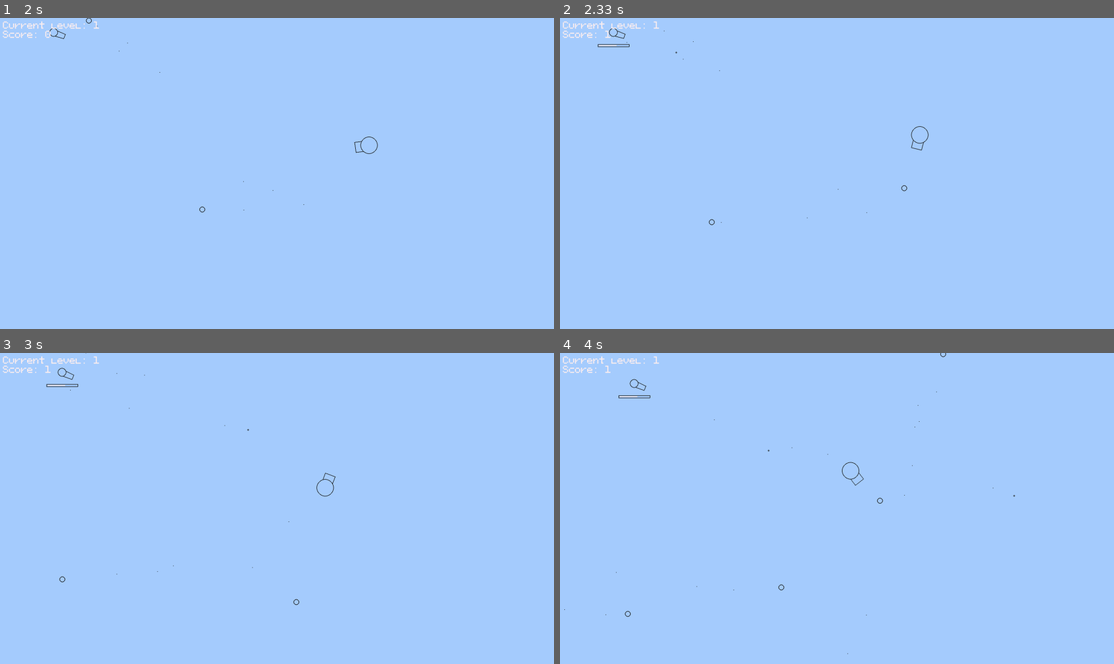
Above: before the commit, frames 1-4 (two rows, left to right).
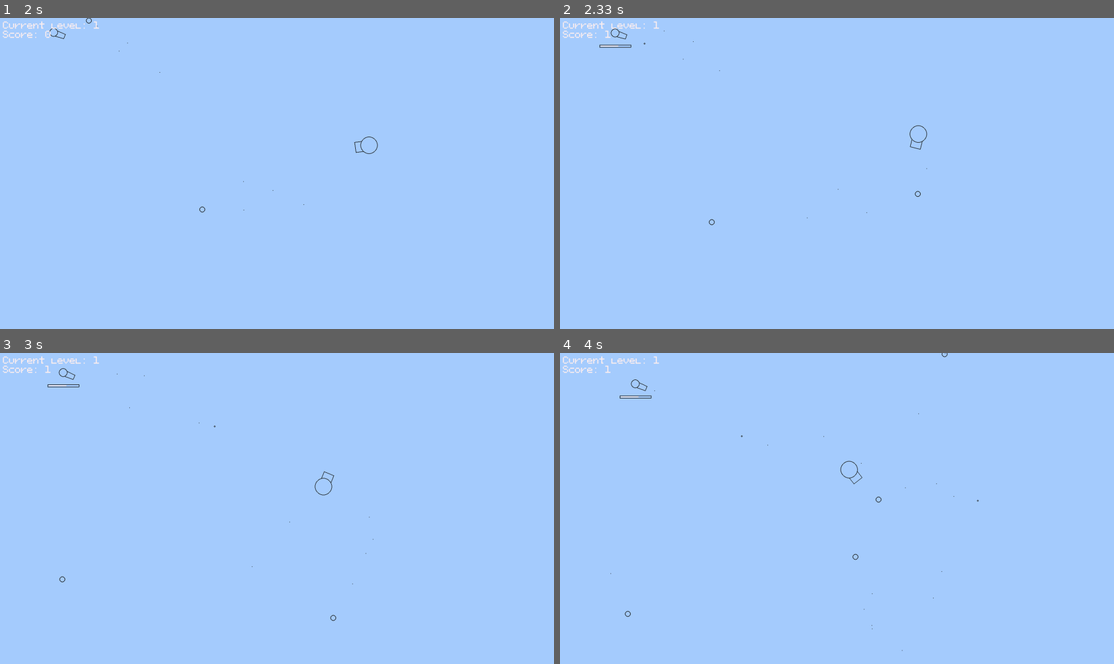
Above: after the commit, the same moments.

Repository: a96lex/pygame-tank-game
Game: pygame game, started from main.py
The game is run twice, just before and just after one commit, with the same random seed, the same clock (stepped at 60 frames per second) and the same inputs.
Inputs (mouse positions are in pixels of both pictures, inside the frame that each line leads up to):
- Up to frame 1 (2 s): click "Current level: 1" at 0.4 s; hold Right 0.67-1.13 s; move the mouse to (454, 164) at 0.7 s; tap Space at 0.73, 1.03, 1.23, 1.57, 1.87 s; hold Up 1.17-1.47 s; move the mouse to (282, 195) at 1.2 s; hold Right 1.5-1.97 s; move the mouse to (144, 176) at 1.53 s
- Up to frame 2 (2.33 s): hold Left from 2 s (still down); move the mouse to (892, 241) at 2.03 s; tap Space at 2.07 s
- Up to frame 3 (3 s): tap Space at 2.37, 2.63, 2.97 s; release Left at 2.53 s; hold Down 2.57-2.87 s; move the mouse to (105, 583) at 2.6 s; hold Left from 2.9 s (still down); move the mouse to (360, 399) at 2.93 s
- Up to frame 4 (4 s): release Left at 3.3 s; hold Up 3.33-3.7 s; move the mouse to (1041, 617) at 3.37 s; tap Space at 3.4, 3.8 s; hold Right from 3.73 s (still down); move the mouse to (903, 536) at 3.77 s

Frame 1 is identical in both runs. In frame 2, 0.2% of the frame differs, in the area x 6-67%, y 3-66%; in frame 3, 0.2%; in frame 4, 0.3%, in the area x 0-83%, y 0-97%.

Commit message:
random time

Diff:
--- a/game/enemy.py
+++ b/game/enemy.py
@@ -1,10 +1,11 @@
+from random import randint
+
 import pygame
-
 
 from .helpers import get_random_position_at_edge
 from .player import Player
 from .shooter import Shooter
-from .constants import Colors, SpriteWidth
+from .constants import Colors
 
 
 class Enemy(Shooter):
@@ -12,6 +13,7 @@
 
     def __init__(self, player: Player, idle_state: int) -> None:
         pygame.sprite.Sprite.__init__(self)
+        self.shooting_reload += idle_state + randint(0, 10)
         self.surface = player.surface
         self.target = player
         self.idle_state = idle_state
